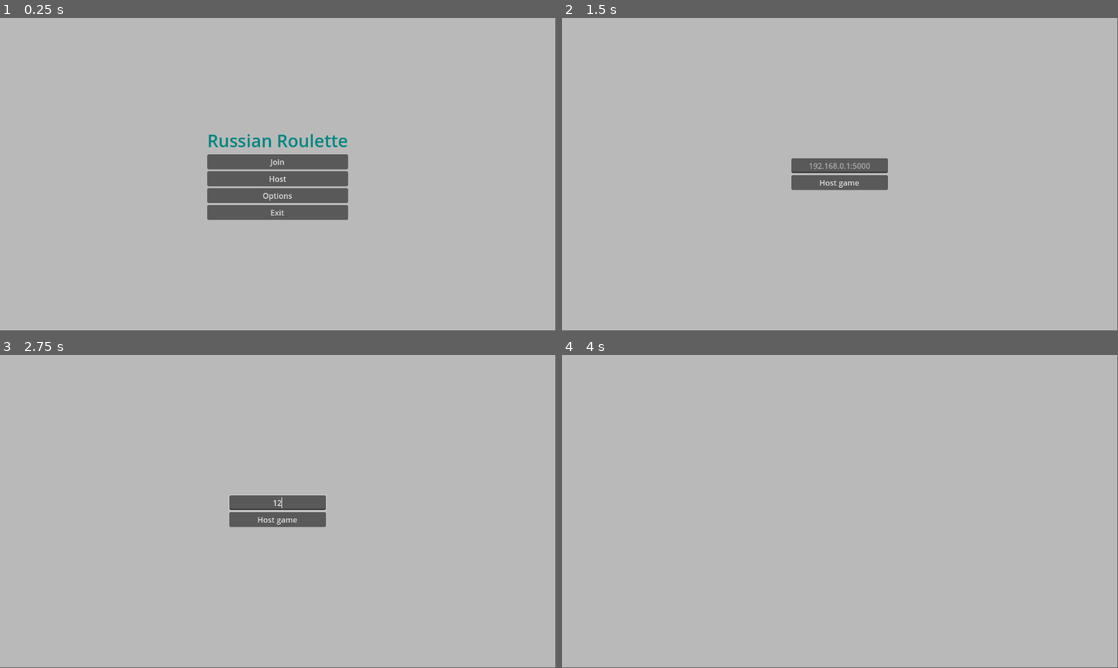
Above: before the commit, frames 1-4 (two rows, left to right).
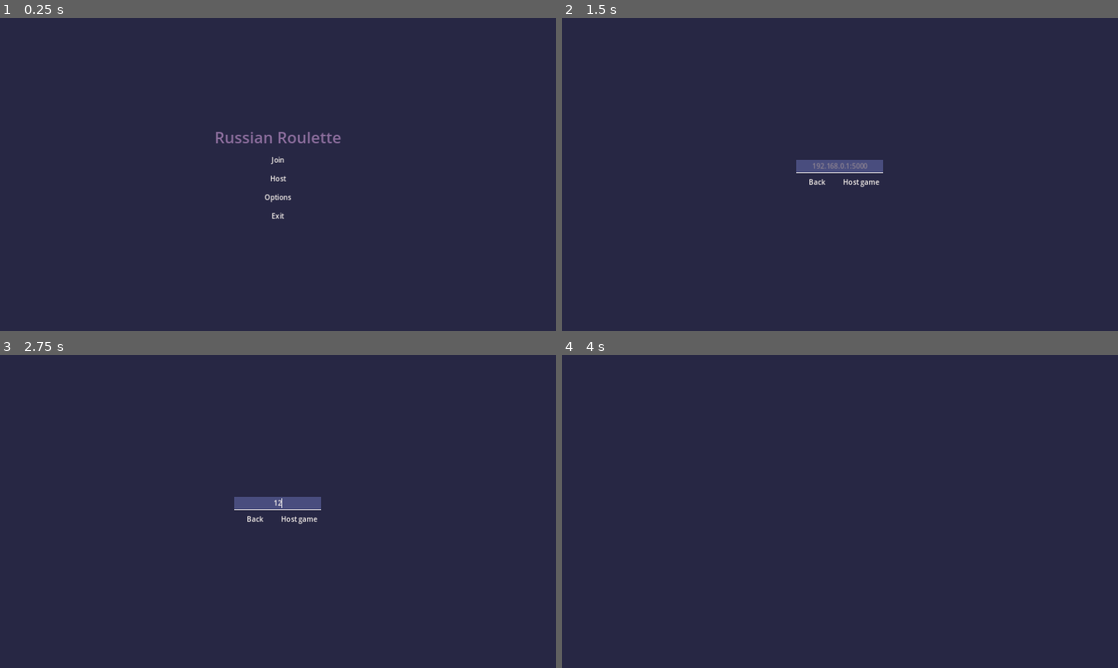
Above: after the commit, the same moments.

Repository: Divanchik/roulette-demo
Game: Godot game, scene res://scenes/main_menu/main_menu.tscn
The game is run twice, just before and just after one commit, with the same random seed, the same clock (stepped at 60 frames per second) and the same inputs.
Inputs (mouse positions are in pixels of both pictures, inside the frame that each line leads up to):
- Up to frame 1 (0.25 s): no input
- Up to frame 2 (1.5 s): tap Enter at 0.5 s; click "Host" at 1.25 s
- Up to frame 3 (2.75 s): click (278, 502) at 2.02 s; type "12" at 2.1 s
- Up to frame 4 (4 s): click "Host game" at 2.75 s; tap Space at 3.5 s
In our replay, the window is 799x449 before the commit and 800x450 after it. These sizes can differ from the game's own. Grey fills any space a smaller window leaves; there, only what the larger window draws over its background counts as a difference.

The runs differ from the first frame. In frame 1, 100% of the frame differs, in the area x 0-100%, y 0-100%; in frame 2, 100%; in frame 3, 100%; in frame 4, 100%.
Error in both runs: Attempt to call function 'get_start' in base 'null instance' on a null instance. (res://scenes/main_menu/main_menu.gd:44)

Commit message:
debug overlay and gui theme update

Diff:
--- /dev/null
+++ b/components/debug_overlay.gd
@@ -0,0 +1,18 @@
+extends CanvasLayer
+
+
+@onready var message_container: VBoxContainer = $ScrollContainer/MessageContainer
+const DEBUG_OVERLAY = preload("res://components/debug_overlay.theme")
+
+
+func put(message: String):
+	var lbl = Label.new()
+	lbl.text = message
+	lbl.theme = DEBUG_OVERLAY
+	lbl.horizontal_alignment = HORIZONTAL_ALIGNMENT_RIGHT
+	message_container.add_child(lbl)
+
+
+func _input(event: InputEvent) -> void:
+	if event.is_action_pressed("toggle_debug_overlay"):
+		visible = not visible
--- /dev/null
+++ b/components/debug_overlay.tscn
@@ -0,0 +1,23 @@
+[gd_scene load_steps=2 format=3 uid="uid://cu6q2etpvmnvl"]
+
+[ext_resource type="Script" path="res://components/debug_overlay.gd" id="1_kqlck"]
+
+[node name="DebugOverlay" type="CanvasLayer"]
+script = ExtResource("1_kqlck")
+
+[node name="ScrollContainer" type="ScrollContainer" parent="."]
+anchors_preset = 11
+anchor_left = 1.0
+anchor_right = 1.0
+anchor_bottom = 1.0
+offset_left = -400.0
+grow_horizontal = 0
+grow_vertical = 2
+mouse_filter = 2
+
+[node name="MessageContainer" type="VBoxContainer" parent="ScrollContainer"]
+layout_mode = 2
+size_flags_horizontal = 3
+size_flags_vertical = 3
+theme_override_constants/separation = 10
+alignment = 2
--- a/network/client.gd
+++ b/network/client.gd
@@ -24,7 +24,7 @@
 		print("WebSocket closed with code: %d, reason %s. Clean: %s" % [code, reason, code != -1])
 
 func handle_message(message: Dictionary):
-	print(">>> ", JSON.stringify(message))
+	#print(">>> ", JSON.stringify(message))
 	if message["command"] == "start":
 		game_start.emit()
 	elif message["command"] == "join":
--- a/network/server.gd
+++ b/network/server.gd
@@ -28,9 +28,15 @@
 	players.clear()
 	serv.stop()
 
+func restart_game():
+	ready_count = 0
+	turn = 0
+	started = false
+	broadcast({"command": "restart"})
+
 func _process(_delta: float) -> void:
 	# accept new connections
-	if not started:
+	if serv.is_listening() and not started:
 		accept_connection()
 	# poll players
 	for id in players.keys():
@@ -47,8 +53,6 @@
 
 
 func accept_connection():
-	if not serv.is_listening():
-		return
 	stream = serv.take_connection()
 	if stream != null and stream.get_status() == StreamPeerTCP.STATUS_CONNECTED:
 		var ws = WebSocketPeer.new()
--- a/project.godot
+++ b/project.godot
@@ -13,9 +13,24 @@
 config/name="roulette-demo"
 run/main_scene="res://scenes/main_menu/main_menu.tscn"
 config/features=PackedStringArray("4.3", "Forward Plus")
+boot_splash/show_image=false
 config/icon="res://icon.svg"
 
 [autoload]
 
 Server="*res://network/server.gd"
 Client="*res://network/client.gd"
+
+[display]
+
+window/size/viewport_width=1280
+window/size/viewport_height=720
+window/stretch/mode="canvas_items"
+
+[input]
+
+toggle_debug_overlay={
+"deadzone": 0.5,
+"events": [Object(InputEventKey,"resource_local_to_scene":false,"resource_name":"","device":-1,"window_id":0,"alt_pressed":false,"shift_pressed":false,"ctrl_pressed":false,"meta_pressed":false,"pressed":false,"keycode":0,"physical_keycode":4194306,"key_label":0,"unicode":0,"location":0,"echo":false,"script":null)
+]
+}
--- a/scenes/game/game.gd
+++ b/scenes/game/game.gd
@@ -5,6 +5,7 @@
 var cylinder = [1, 0, 0, 0, 0, 0]
 @onready var players_container: VBoxContainer = $ScrollContainer/PlayersContainer
 @onready var players_timer: Timer = $PlayersTimer
+@onready var debug: CanvasLayer = $DebugOverlay
 
 
 func _ready() -> void:
@@ -13,6 +14,7 @@
 	Client.my_turn.connect(on_my_turn)
 	Client.got_players.connect(on_got_players)
 	if Server.is_running():
+		debug.put("I'm a host, broadcasting players...")
 		players_timer.start()
 
 
@@ -27,6 +29,7 @@
 
 
 func on_game_start():
+	debug.put("Game started!")
 	$Hub.hide()
 
 func on_got_players(players: Array):
@@ -39,6 +42,7 @@
 
 
 func on_my_turn(last_cylinder: Array):
+	debug.put("My turn: " + str(last_cylinder))
 	await get_tree().create_timer(1.0).timeout
 	$StatusLabel.text = "My turn"
 	$Sounds/CockSound.play()
--- a/scenes/game/game.tscn
+++ b/scenes/game/game.tscn
@@ -1,18 +1,29 @@
-[gd_scene load_steps=8 format=3 uid="uid://dnqssjwsfk3c2"]
+[gd_scene load_steps=10 format=3 uid="uid://dnqssjwsfk3c2"]
 
 [ext_resource type="Script" path="res://scenes/game/game.gd" id="1_a8fth"]
 [ext_resource type="AudioStream" uid="uid://bixsob6cjfi1v" path="res://sounds/shuffle.wav" id="2_6gxgs"]
 [ext_resource type="AudioStream" uid="uid://dxcf3pwop1oi6" path="res://sounds/trigger.mp3" id="3_jryry"]
 [ext_resource type="AudioStream" uid="uid://padqpcbu5ml1" path="res://sounds/cock.wav" id="4_eicjw"]
 [ext_resource type="AudioStream" uid="uid://c6xitxjx47koo" path="res://sounds/gunshot.wav" id="5_qlevd"]
+[ext_resource type="Theme" uid="uid://dngm1ehddfssc" path="res://components/main.theme" id="6_c18mt"]
+[ext_resource type="PackedScene" uid="uid://cu6q2etpvmnvl" path="res://components/debug_overlay.tscn" id="6_nro04"]
 
 [sub_resource type="StyleBoxFlat" id="StyleBoxFlat_a202k"]
 
 [sub_resource type="StyleBoxFlat" id="StyleBoxFlat_7r7uq"]
-bg_color = Color(0, 0.254902, 0.286275, 1)
+bg_color = Color(0.286275, 0.301961, 0.494118, 1)
 
 [node name="Game" type="CanvasLayer"]
 script = ExtResource("1_a8fth")
+
+[node name="Background" type="ColorRect" parent="."]
+anchors_preset = 15
+anchor_right = 1.0
+anchor_bottom = 1.0
+grow_horizontal = 2
+grow_vertical = 2
+color = Color(0.152941, 0.152941, 0.266667, 1)
+metadata/_edit_lock_ = true
 
 [node name="Sounds" type="Node" parent="."]
 
@@ -57,6 +68,7 @@
 offset_right = 58.5
 offset_bottom = 31.0
 grow_horizontal = 2
+theme = ExtResource("6_c18mt")
 text = "Return to title"
 
 [node name="HBoxContainer" type="HBoxContainer" parent="."]
@@ -74,11 +86,13 @@
 
 [node name="ShuffleButton" type="Button" parent="HBoxContainer"]
 layout_mode = 2
+theme = ExtResource("6_c18mt")
 disabled = true
 text = "Крутить барабан"
 
 [node name="TriggerButton" type="Button" parent="HBoxContainer"]
 layout_mode = 2
+theme = ExtResource("6_c18mt")
 disabled = true
 text = "Спустить курок"
 
@@ -104,10 +118,12 @@
 offset_bottom = 37.5
 grow_horizontal = 2
 grow_vertical = 2
+theme = ExtResource("6_c18mt")
 theme_override_font_sizes/font_size = 48
 text = "READY"
 
 [node name="DisconnectButton" type="Button" parent="Hub"]
+visible = false
 layout_mode = 1
 anchors_preset = 1
 anchor_left = 1.0
@@ -130,6 +146,9 @@
 
 [node name="PlayersTimer" type="Timer" parent="."]
 
+[node name="DebugOverlay" parent="." instance=ExtResource("6_nro04")]
+visible = false
+
 [connection signal="pressed" from="ReturnButton" to="." method="_on_return_button_pressed"]
 [connection signal="pressed" from="HBoxContainer/ShuffleButton" to="." method="_on_shuffle_button_pressed"]
 [connection signal="pressed" from="HBoxContainer/TriggerButton" to="." method="_on_trigger_button_pressed"]
--- a/scenes/main_menu/main_menu.gd
+++ b/scenes/main_menu/main_menu.gd
@@ -61,3 +61,9 @@
 		$AcceptDialog.dialog_text = "Не удалось подключиться к игре"
 		$AcceptDialog.show()
 		$TitleContainer.show()
+
+
+func _on_return_button_pressed() -> void:
+	$JoinContainer.hide()
+	$HostContainer.hide()
+	$TitleContainer.show()
--- a/scenes/main_menu/main_menu.tscn
+++ b/scenes/main_menu/main_menu.tscn
@@ -1,6 +1,7 @@
-[gd_scene load_steps=6 format=3 uid="uid://bbeotg33mjo3v"]
+[gd_scene load_steps=7 format=3 uid="uid://bbeotg33mjo3v"]
 
 [ext_resource type="Script" path="res://scenes/main_menu/main_menu.gd" id="1_w30ro"]
+[ext_resource type="Theme" uid="uid://dngm1ehddfssc" path="res://components/main.theme" id="2_a3mcj"]
 [ext_resource type="Texture2D" uid="uid://d1nrgce3yb7d6" path="res://icons/arrow-clockwise.svg" id="2_c4s7n"]
 
 [sub_resource type="Animation" id="Animation_vqcmt"]
@@ -78,7 +79,7 @@
 anchor_bottom = 1.0
 grow_horizontal = 2
 grow_vertical = 2
-color = Color(0.724643, 0.724643, 0.724643, 1)
+color = Color(0.152941, 0.152941, 0.266667, 1)
 metadata/_edit_lock_ = true
 
 [node name="TitleContainer" type="VBoxContainer" parent="."]
@@ -93,10 +94,11 @@
 offset_bottom = 95.0
 grow_horizontal = 2
 grow_vertical = 2
+theme_override_constants/separation = 10
 
 [node name="Title" type="Label" parent="TitleContainer"]
 layout_mode = 2
-theme_override_colors/font_color = Color(0, 0.524044, 0.506632, 1)
+theme_override_colors/font_color = Color(0.545098, 0.427451, 0.611765, 1)
 theme_override_font_sizes/font_size = 36
 text = "Russian Roulette"
 horizontal_alignment = 1
@@ -104,18 +106,22 @@
 
 [node name="JoinButton" type="Button" parent="TitleContainer"]
 layout_mode = 2
+theme = ExtResource("2_a3mcj")
 text = "Join"
 
 [node name="HostButton" type="Button" parent="TitleContainer"]
 layout_mode = 2
+theme = ExtResource("2_a3mcj")
 text = "Host"
 
 [node name="OptionsButton" type="Button" parent="TitleContainer"]
 layout_mode = 2
+theme = ExtResource("2_a3mcj")
 text = "Options"
 
 [node name="ExitButton" type="Button" parent="TitleContainer"]
 layout_mode = 2
+theme = ExtResource("2_a3mcj")
 text = "Exit"
 
 [node name="JoinContainer" type="VBoxContainer" parent="."]
@@ -134,11 +140,23 @@
 
 [node name="JoinAddress" type="LineEdit" parent="JoinContainer"]
 layout_mode = 2
+theme = ExtResource("2_a3mcj")
 placeholder_text = "192.168.0.1:5000"
 alignment = 1
 
-[node name="JoinAddressButton" type="Button" parent="JoinContainer"]
-layout_mode = 2
+[node name="HBoxContainer" type="HBoxContainer" parent="JoinContainer"]
+layout_mode = 2
+
+[node name="ReturnButton" type="Button" parent="JoinContainer/HBoxContainer"]
+layout_mode = 2
+size_flags_horizontal = 3
+theme = ExtResource("2_a3mcj")
+text = "Back"
+
+[node name="JoinAddressButton" type="Button" parent="JoinContainer/HBoxContainer"]
+layout_mode = 2
+size_flags_horizontal = 3
+theme = ExtResource("2_a3mcj")
 text = "Join game"
 
 [node name="HostContainer" type="VBoxContainer" parent="."]
@@ -157,11 +175,23 @@
 
 [node name="HostAddress" type="LineEdit" parent="HostContainer"]
 layout_mode = 2
+theme = ExtResource("2_a3mcj")
 placeholder_text = "192.168.0.1:5000"
 alignment = 1
 
-[node name="HostAddressButton" type="Button" parent="HostContainer"]
-layout_mode = 2
+[node name="HBoxContainer" type="HBoxContainer" parent="HostContainer"]
+layout_mode = 2
+
+[node name="ReturnButton" type="Button" parent="HostContainer/HBoxContainer"]
+layout_mode = 2
+size_flags_horizontal = 3
+theme = ExtResource("2_a3mcj")
+text = "Back"
+
+[node name="HostAddressButton" type="Button" parent="HostContainer/HBoxContainer"]
+layout_mode = 2
+size_flags_horizontal = 3
+theme = ExtResource("2_a3mcj")
 text = "Host game"
 
 [node name="AcceptDialog" type="AcceptDialog" parent="."]
@@ -189,5 +219,7 @@
 [connection signal="pressed" from="TitleContainer/HostButton" to="." method="_on_host_button_pressed"]
 [connection signal="pressed" from="TitleContainer/OptionsButton" to="." method="_on_options_button_pressed"]
 [connection signal="pressed" from="TitleContainer/ExitButton" to="." method="_on_exit_button_pressed"]
-[connection signal="pressed" from="JoinContainer/JoinAddressButton" to="." method="_on_join_address_button_pressed"]
-[connection signal="pressed" from="HostContainer/HostAddressButton" to="." method="_on_host_address_button_pressed"]
+[connection signal="pressed" from="JoinContainer/HBoxContainer/ReturnButton" to="." method="_on_return_button_pressed"]
+[connection signal="pressed" from="JoinContainer/HBoxContainer/JoinAddressButton" to="." method="_on_join_address_button_pressed"]
+[connection signal="pressed" from="HostContainer/HBoxContainer/ReturnButton" to="." method="_on_return_button_pressed"]
+[connection signal="pressed" from="HostContainer/HBoxContainer/HostAddressButton" to="." method="_on_host_address_button_pressed"]
Binary file added: components/debug_overlay.theme
Binary file added: components/main.theme
